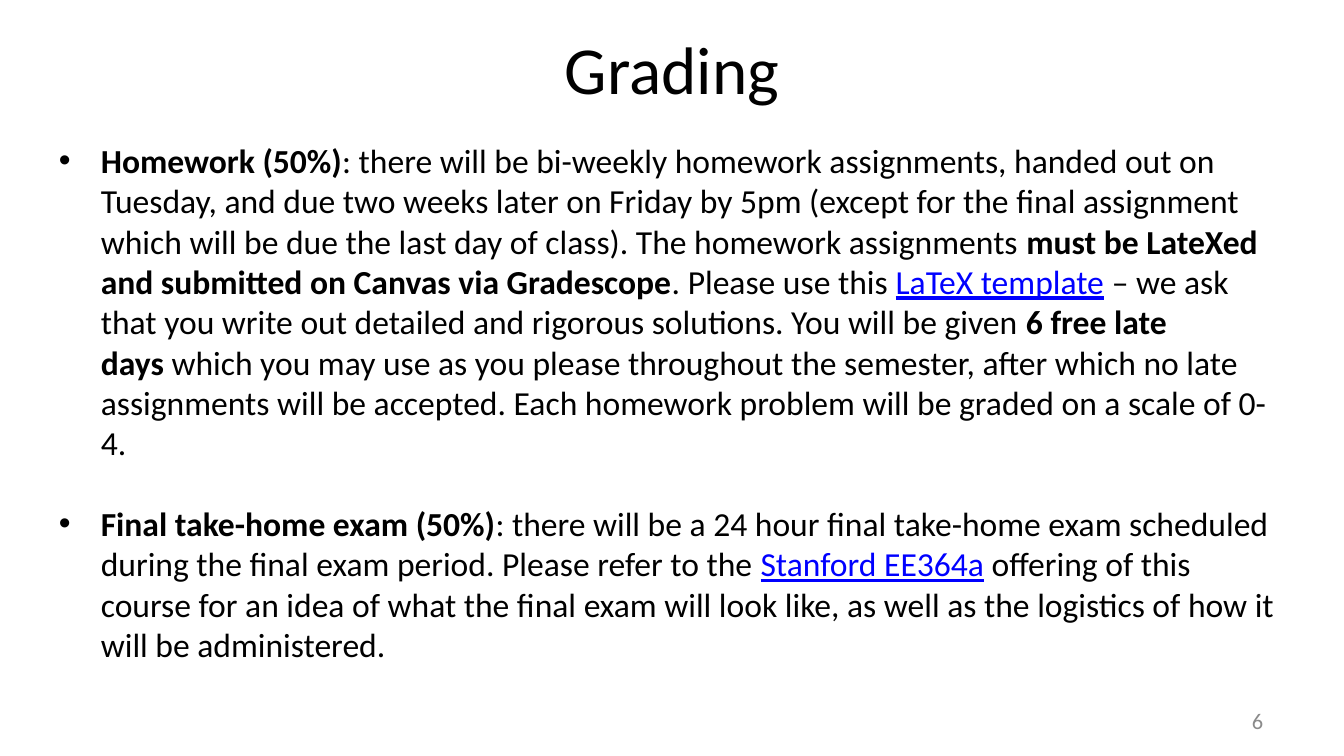
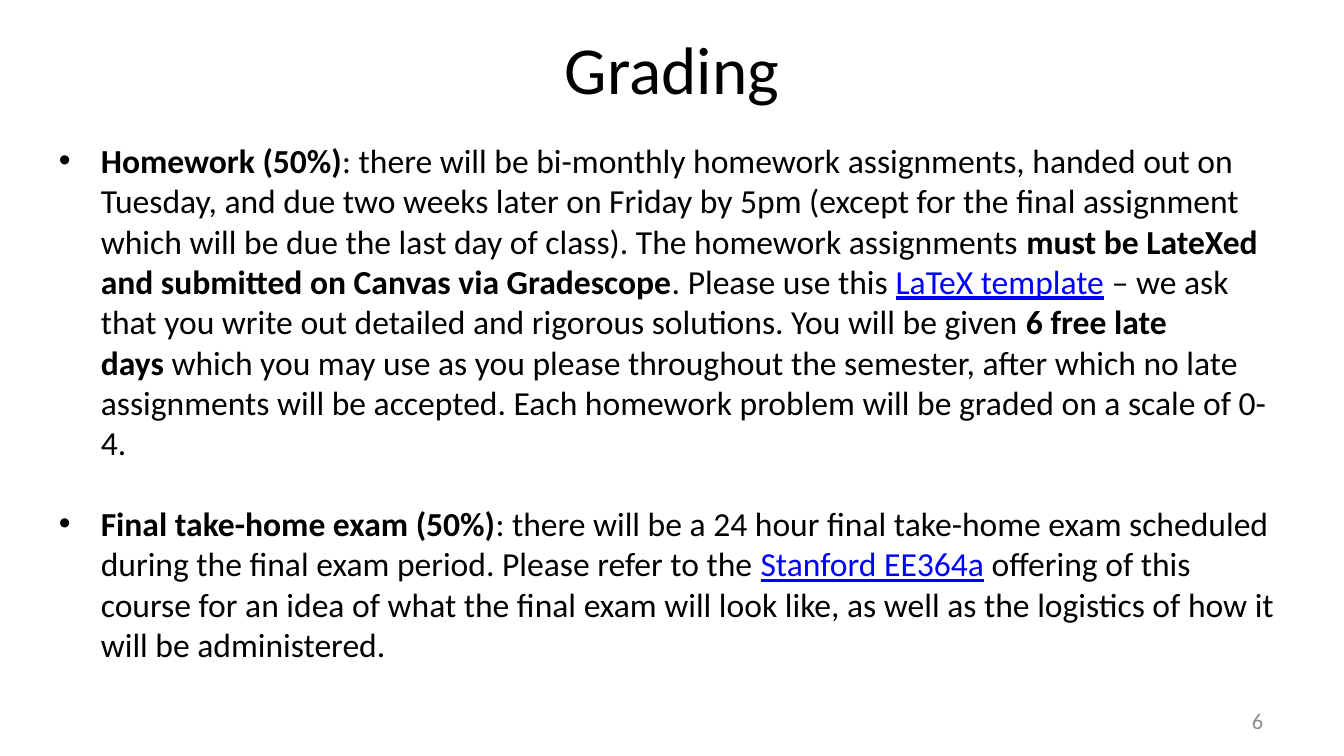
Before and after one commit to nikolaimatni/nikolaimatni.github.io, a slide deck: slide 7 of courses/ese605-spring2021/lecture-slides/logistics.pptx. Drawn at 1344x756 pixels with LibreOffice and Linux fonts; fonts in the diff are those of the drawing. Boxes give left, top, right and bottom in pixels: in the first picture for what was removed or moved away, otherwise in the second. Text is boxed around its words. In the diff, an @@ line names an element or a change of style, - is before the commit and + after.

```diff
--- a/courses/ese605-spring2021/lecture-slides/logistics.pptx
+++ b/courses/ese605-spring2021/lecture-slides/logistics.pptx
@@ text at (101,148,1266,456): text changed @@
-• Homework (50%): there will be bi-weekly homework assignments, handed out on Tuesday, and due two weeks later on Friday by 5pm (except for the final assignment which will be due the last day of class). The homework assignments must be LateXed and submitted on Canvas via Gradescope. Please use this LaTeX template – we ask that you write out detailed and rigorous solutions. You will be given 6 free late days which you may use as you please throughout the semester, after which no late assignments will be accepted. Each homework problem will be graded on a scale of 0-4.
+• Homework (50%): there will be bi-monthly homework assignments, handed out on Tuesday, and due two weeks later on Friday by 5pm (except for the final assignment which will be due the last day of class). The homework assignments must be LateXed and submitted on Canvas via Gradescope. Please use this LaTeX template – we ask that you write out detailed and rigorous solutions. You will be given 6 free late days which you may use as you please throughout the semester, after which no late assignments will be accepted. Each homework problem will be graded on a scale of 0-4.
```
